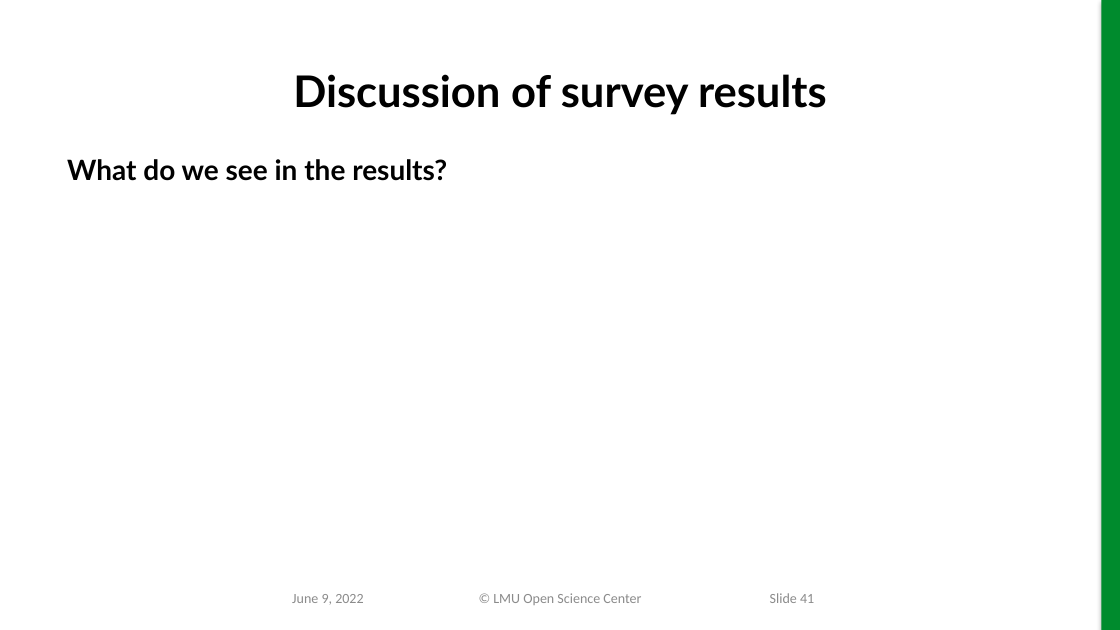
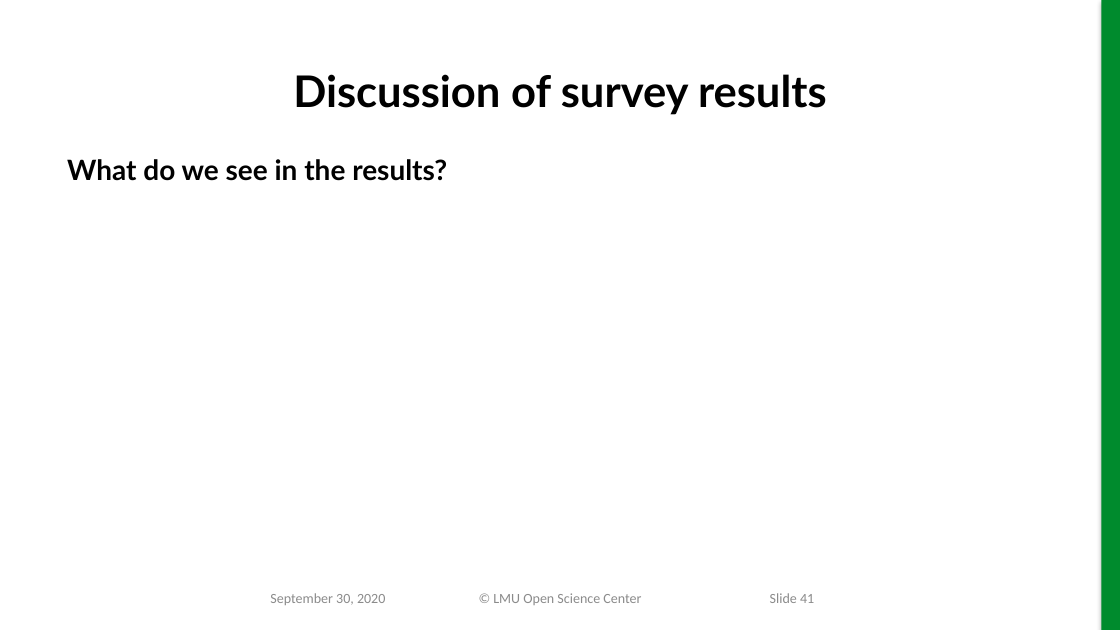
Before and after one commit to lmu-osc/train-the-trainer-test-repo-separate-slidedeck-zenodo, a slide deck: slide 41 of working-output.pptx. Drawn at 1120x630 pixels with LibreOffice and Linux fonts; fonts in the diff are those of the drawing; background and template pictures are left out. Boxes give left, top, right and bottom in pixels: in the first picture for what was removed or moved away, otherwise in the second. Text is boxed around its words. In the diff, an @@ line names an element or a change of style, - is before the commit and + after.

```diff
--- a/working-output.pptx
+++ b/working-output.pptx
@@ text at (270,593,385,605): text changed @@
-June 9, 2022
+September 30, 2020
```
Also in this commit, not shown: 43 other slides changed, 17 other files.
